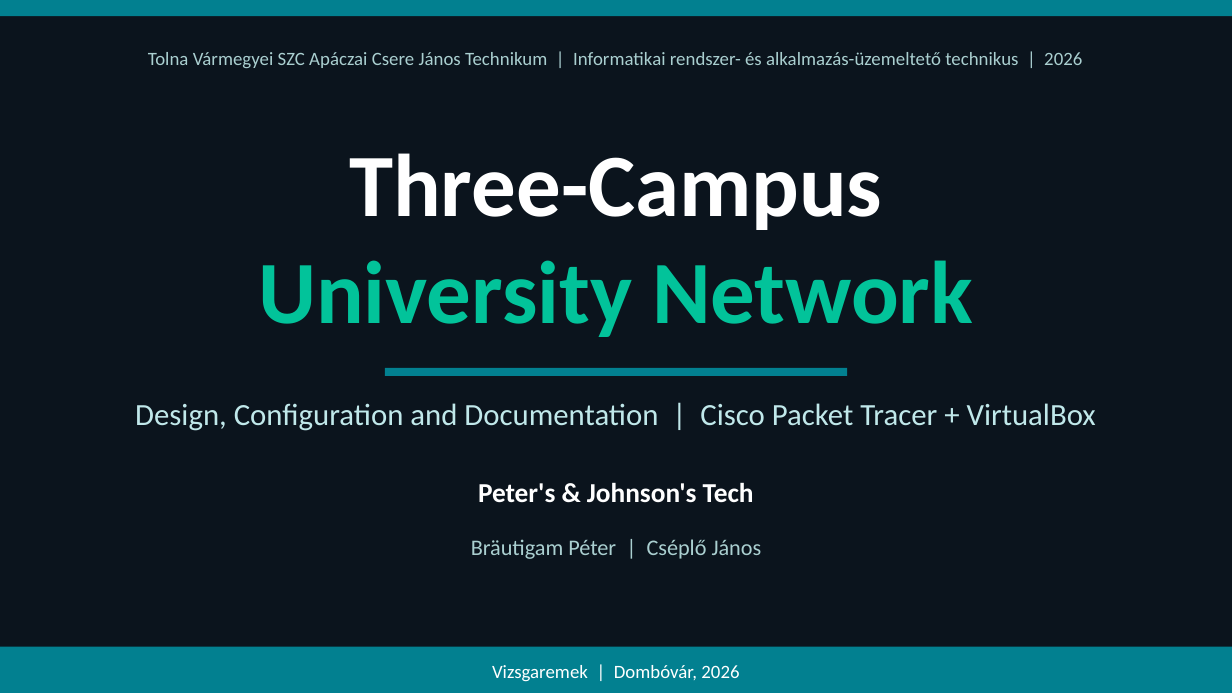
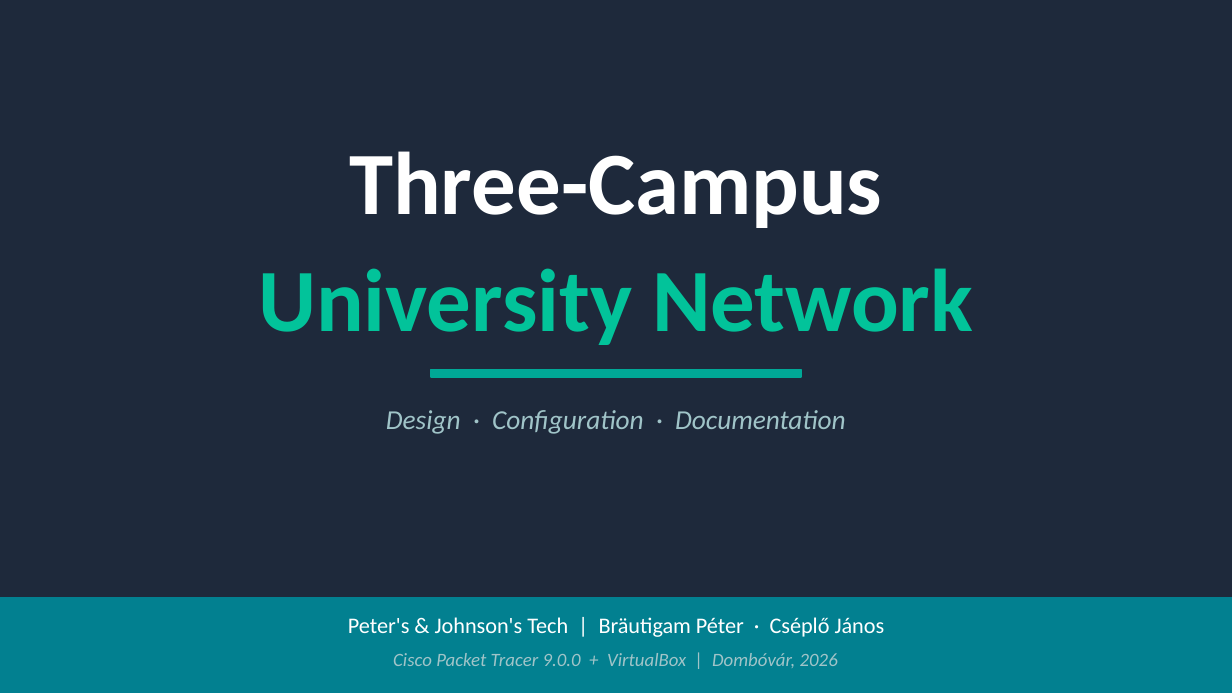
Before and after one commit to brautigampeter/Peters-n-Johnsons-Tech, a slide deck: slide 1 of PnJT - Háromkampuszos Egyetemi Hálózat prezentáció - English.pptx. Drawn at 1232x693 pixels with LibreOffice and Linux fonts; fonts in the diff are those of the drawing; background and template pictures are left out; a plain dark background stands for a picture behind light text. Boxes give left, top, right and bottom in pixels: in the first picture for what was removed or moved away, otherwise in the second. Text is boxed around its words. In the diff, an @@ line names an element or a change of style, - is before the commit and + after.

```diff
--- a/PnJT - Háromkampuszos Egyetemi Hálózat prezentáció - English.pptx
+++ b/PnJT - Háromkampuszos Egyetemi Hálózat prezentáció - English.pptx
@@ rectangle removed at box(0, 0, 1232, 692) @@
@@ rectangle removed at box(0, 0, 1232, 16) @@
@@ text removed at box(148, 52, 1082, 68) @@
-Tolna Vármegyei SZC Apáczai Csere János Technikum | Informatikai rendszer- és alkalmazás-üzemeltető technikus | 2026
@@ text "Three-Campus": place and size @@
-text "Three-Campus" at box(258, 153, 973, 337)
+text "Three-Campus" at box(349, 151, 882, 228)
@@ text "Three-Campus" at box(349, 151, 882, 228): vertical alignment top to middle @@
@@ text at box(258, 260, 973, 337): paragraph removed @@
-University Network
@@ text added at box(258, 268, 973, 345), 52 pt, text #02C39A, bold @@
+University Network
@@ rectangle: place and size @@
-rectangle at box(384, 368, 846, 377)
+rectangle at box(431, 370, 801, 377)
@@ rectangle at box(431, 370, 801, 377): fill #028090 to #00A896; outline none to #00A896 1 pt @@
@@ text at box(386, 410, 846, 434): text changed; size 18 to 16 pt; text colour #C0E8EA to #A0C4C8; italic on @@
-Design, Configuration and Documentation | Cisco Packet Tracer + VirtualBox
+Design · Configuration · Documentation
@@ text removed at box(478, 482, 754, 503) @@
-Peter's & Johnson's Tech
@@ rectangle: place and size @@
-rectangle at box(0, 647, 1232, 693)
+rectangle at box(0, 598, 1232, 693)
@@ rectangle at box(0, 598, 1232, 693): outline none to #028090 1 pt @@
@@ text at box(348, 617, 885, 637): text changed; text colour #AACFD0 to #FFFFFF @@
-Bräutigam Péter | Cséplő János
+Peter's & Johnson's Tech | Bräutigam Péter · Cséplő János
@@ text at box(393, 653, 838, 668): text changed; text colour #FFFFFF to #A0C4C8; italic on @@
-Vizsgaremek | Dombóvár, 2026
+Cisco Packet Tracer 9.0.0 + VirtualBox | Dombóvár, 2026
```
Also in this commit, not shown: 5 other slides changed, 17 slides added, 7 slides removed, 1 other file.
